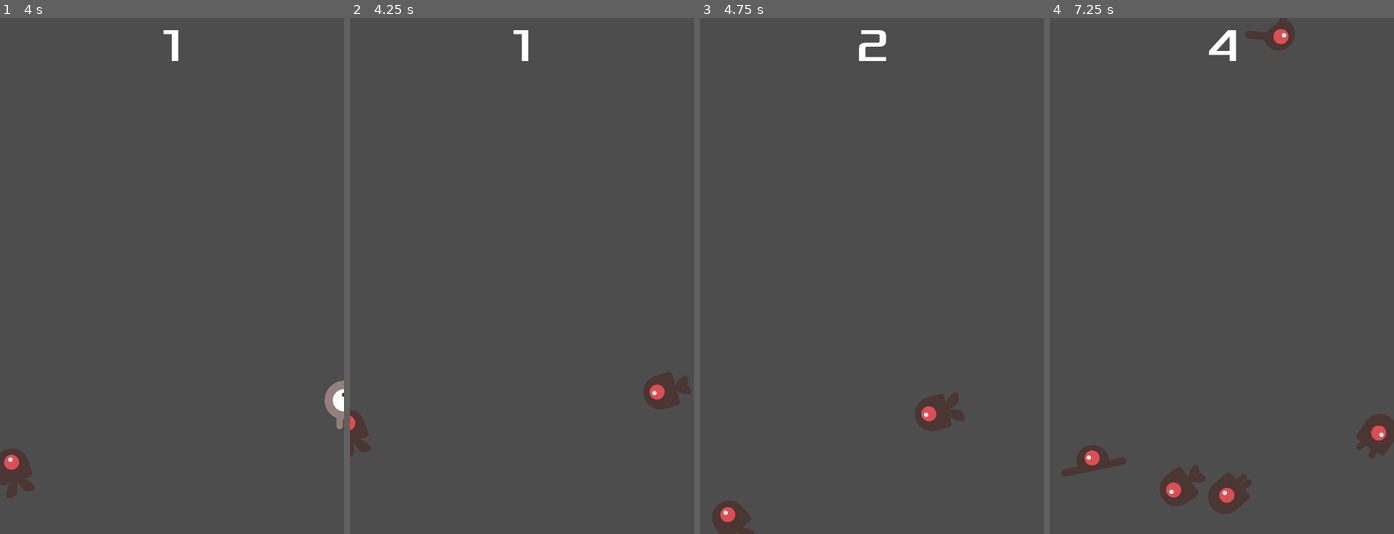
Above: before the commit, frames 1-4 (left to right).
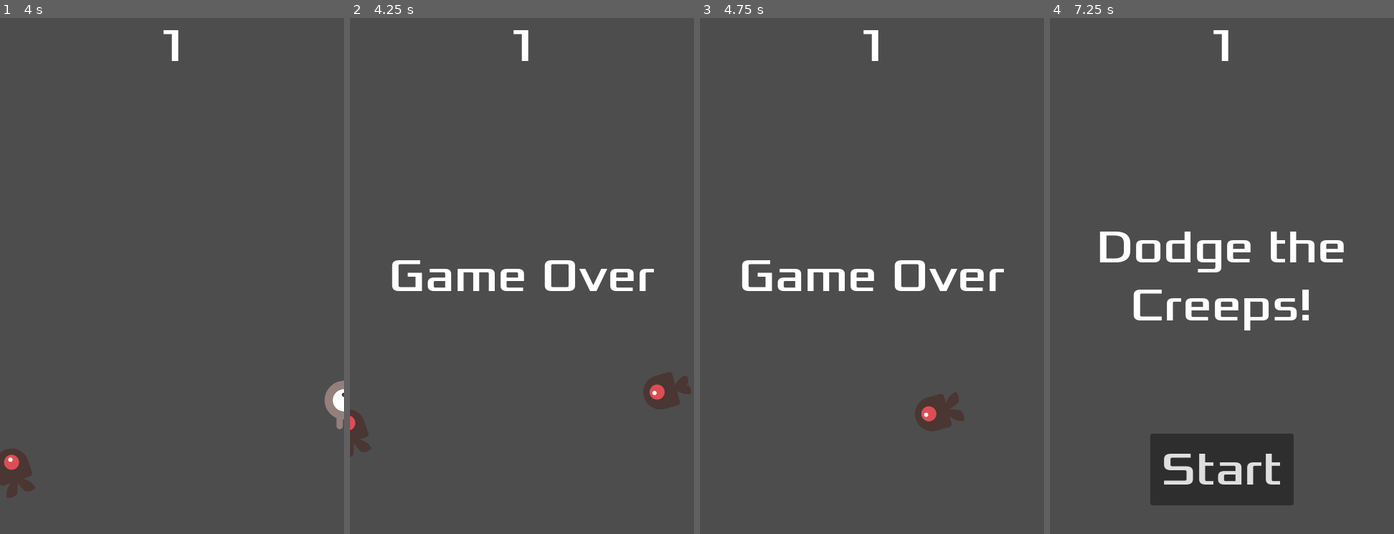
Above: after the commit, the same moments.

Repository: prejammers/godot-2d-tutorial
Game: Godot game, scene res://Scenes/main.tscn
Two runs of this game, one before a commit and one after it. Both use one fixed random seed, a clock stepped at 60 frames per second and the inputs below.
Inputs:
- Up to frame 1 (4 s): click "Start" at 0.5 s; tap Enter at 1.25 s; hold D (move_right) 1.28-2.03 s; hold S (move_down) 2.03-2.78 s; hold D (move_right) 2.78-3.53 s; hold W (move_up) from 3.53 s (still down)
- Up to frame 2 (4.25 s): keep holding W (move_up)
- Up to frame 3 (4.75 s): release W (move_up) at 4.28 s; hold A (move_left) from 4.28 s (still down)
- Up to frame 4 (7.25 s): release A (move_left) at 5.78 s; hold S (move_down) 5.78-6.53 s; hold D (move_right) from 6.53 s (still down)

Frame 1 is identical in both runs. In frame 2, 1.7% of the frame differs, in the area x 12-89%, y 46-53%; in frame 3, 2.6%; in frame 4, 11%, in the area x 3-100%, y 0-97%.

Commit message:
Connected game over signal

Diff:
--- a/Scenes/main.tscn
+++ b/Scenes/main.tscn
@@ -40,6 +40,7 @@
 
 [node name="HUD" parent="." instance=ExtResource("3_x50bc")]
 
+[connection signal="hit" from="Player" to="." method="game_over"]
 [connection signal="timeout" from="MobTimer" to="." method="_on_mob_timer_timeout"]
 [connection signal="timeout" from="ScoreTimer" to="." method="_on_score_timer_timeout"]
 [connection signal="timeout" from="StartTimer" to="." method="_on_start_timer_timeout"]
--- a/Scenes/mob.tscn
+++ b/Scenes/mob.tscn
@@ -49,7 +49,6 @@
 height = 82.6667
 
 [node name="Mob" type="RigidBody2D"]
-collision_mask = 0
 gravity_scale = 0.0
 script = ExtResource("1_gl8vu")
 
